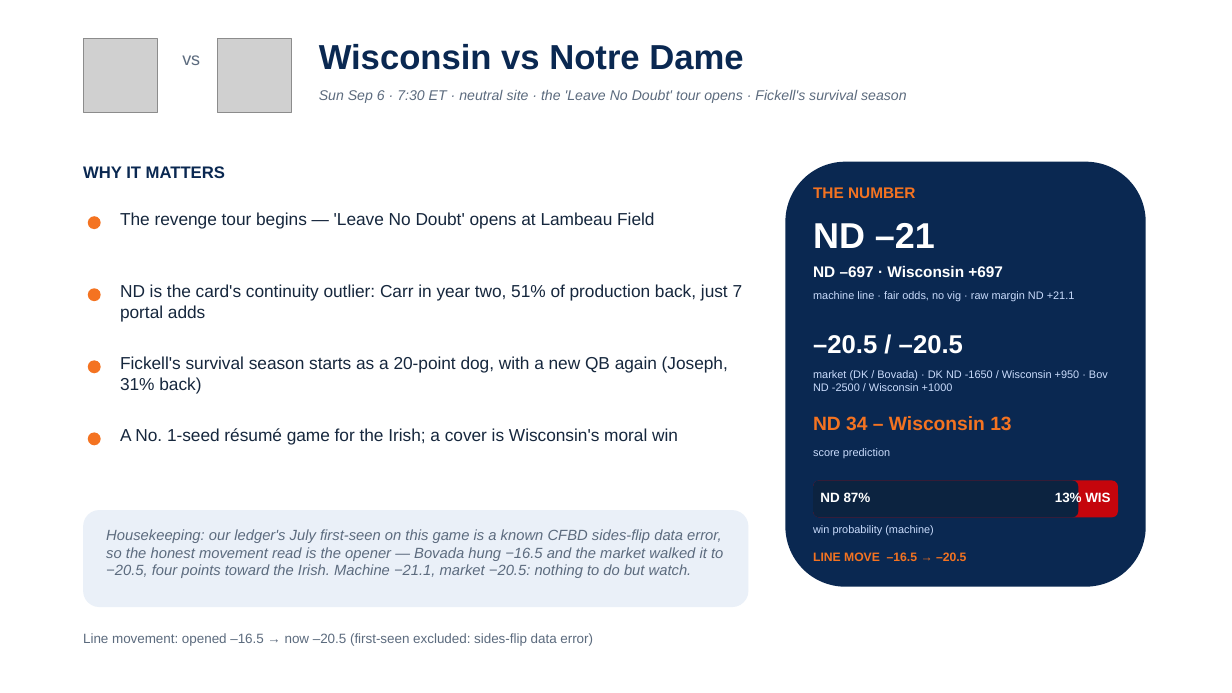
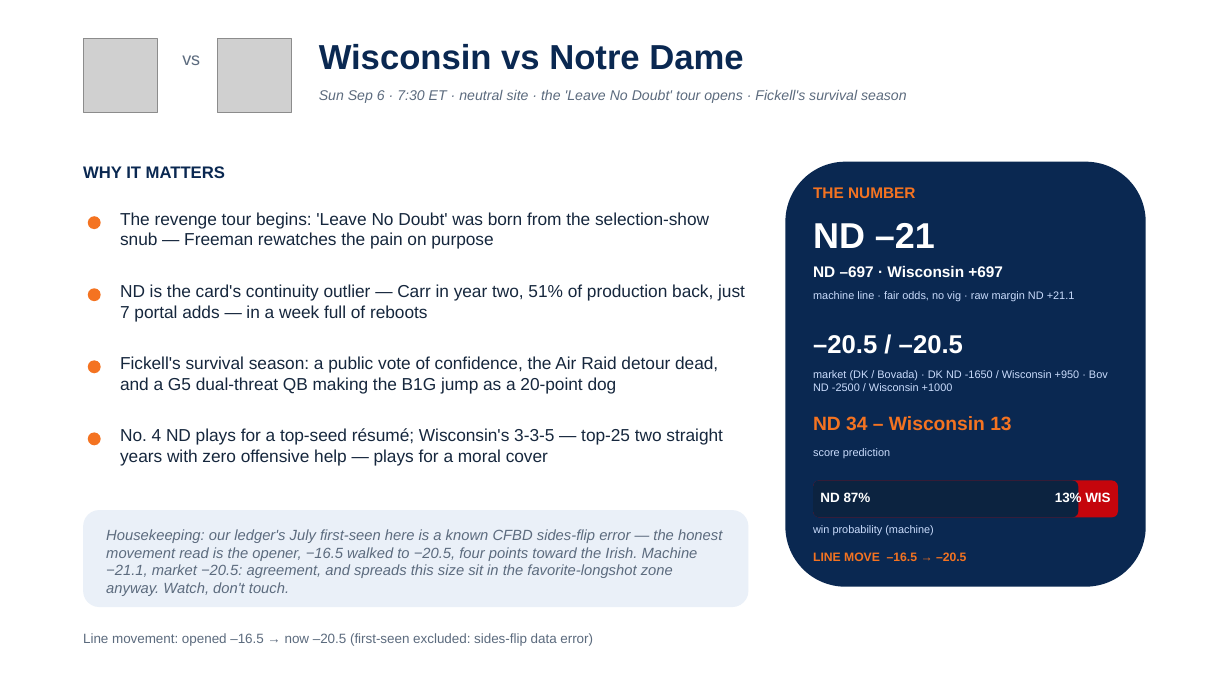
Before and after one commit to lucasalvarezflorida-lab/ncaa-fbs-analytics, a slide deck: slide 12 of decks/2026_Week1_Episode2.pptx. Drawn at 1232x693 pixels with LibreOffice and Linux fonts; fonts in the diff are those of the drawing; grey boxes stand for pictures. Boxes give left, top, right and bottom in pixels: in the first picture for what was removed or moved away, otherwise in the second. Text is boxed around its words. In the diff, an @@ line names an element or a change of style, - is before the commit and + after.

```diff
--- a/decks/2026_Week1_Episode2.pptx
+++ b/decks/2026_Week1_Episode2.pptx
@@ text at (120,212,709,249): text changed @@
-The revenge tour begins — 'Leave No Doubt' opens at Lambeau Field
+The revenge tour begins: 'Leave No Doubt' was born from the selection-show snub — Freeman rewatches the pain on purpose
@@ text at (120,284,745,321): text changed @@
-ND is the card's continuity outlier: Carr in year two, 51% of production back, just 7 portal adds
+ND is the card's continuity outlier — Carr in year two, 51% of production back, just 7 portal adds — in a week full of reboots
@@ text at (120,356,718,393): text changed @@
-Fickell's survival season starts as a 20-point dog, with a new QB again (Joseph, 31% back)
+Fickell's survival season: a public vote of confidence, the Air Raid detour dead, and a G5 dual-threat QB making the B1G jump as a 20-point dog
@@ text at (120,428,723,466): text changed @@
-A No. 1-seed résumé game for the Irish; a cover is Wisconsin's moral win
+No. 4 ND plays for a top-seed résumé; Wisconsin's 3-3-5 — top-25 two straight years with zero offensive help — plays for a moral cover
@@ text at (106,529,722,596): text changed @@
-Housekeeping: our ledger's July first-seen on this game is a known CFBD sides-flip data error, so the honest movement read is the opener — Bovada hung −16.5 and the market walked it to −20.5, four points toward the Irish. Machine −21.1, market −20.5: nothing to do but watch.
+Housekeeping: our ledger's July first-seen here is a known CFBD sides-flip error — the honest movement read is the opener, −16.5 walked to −20.5, four points toward the Irish. Machine −21.1, market −20.5: agreement, and spreads this size sit in the favorite-longshot zone anyway. Watch, don't touch.
```
Also in this commit, not shown: 11 other slides changed, 1 other file.
